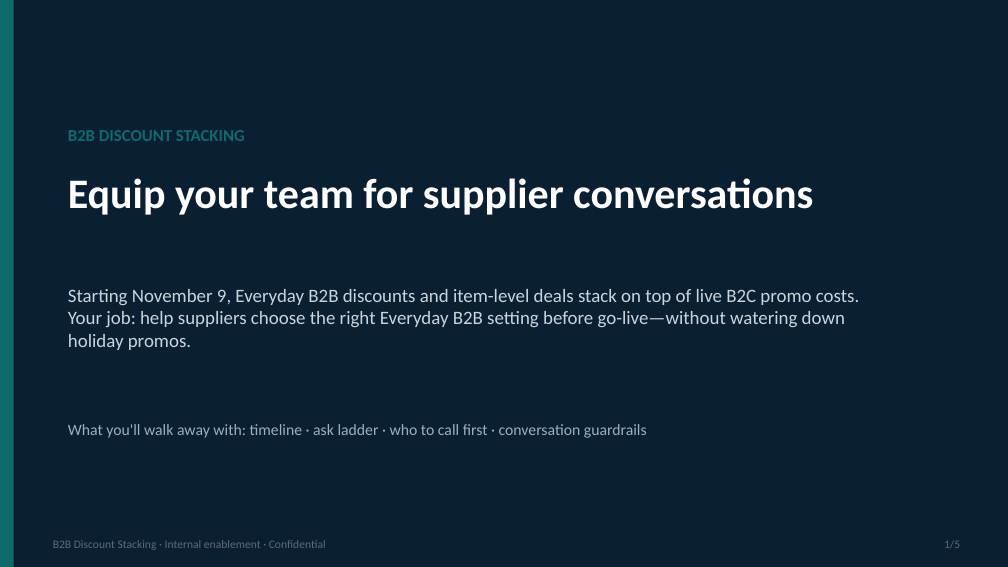
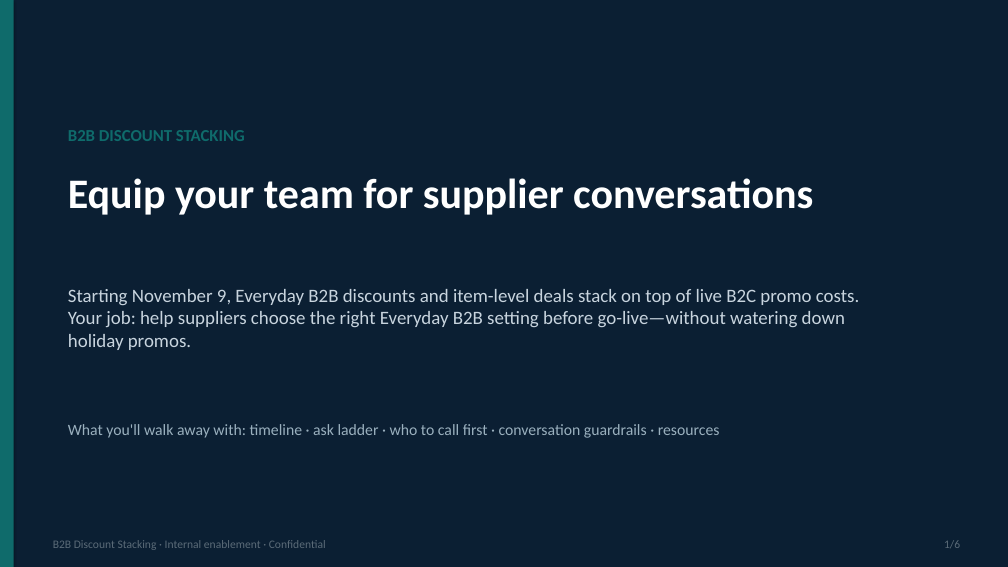
Before and after one commit to bhannigan-cpu/N8N-Workflows, a slide deck: slide 1 of discount-stacking-enablement/B2B_Discount_Stacking_Team_Enablement.pptx. Drawn at 1008x567 pixels with LibreOffice and Linux fonts; fonts in the diff are those of the drawing. Boxes give left, top, right and bottom in pixels: in the first picture for what was removed or moved away, otherwise in the second. Text is boxed around its words. In the diff, an @@ line names an element or a change of style, - is before the commit and + after.

```diff
--- a/discount-stacking-enablement/B2B_Discount_Stacking_Team_Enablement.pptx
+++ b/discount-stacking-enablement/B2B_Discount_Stacking_Team_Enablement.pptx
@@ text at (x1=68, y1=424, x2=720, y2=438): text changed @@
-What you'll walk away with: timeline · ask ladder · who to call first · conversation guardrails
+What you'll walk away with: timeline · ask ladder · who to call first · conversation guardrails · resources
```
Also in this commit, not shown: 4 other slides changed, 1 slide added, 3 other files.
